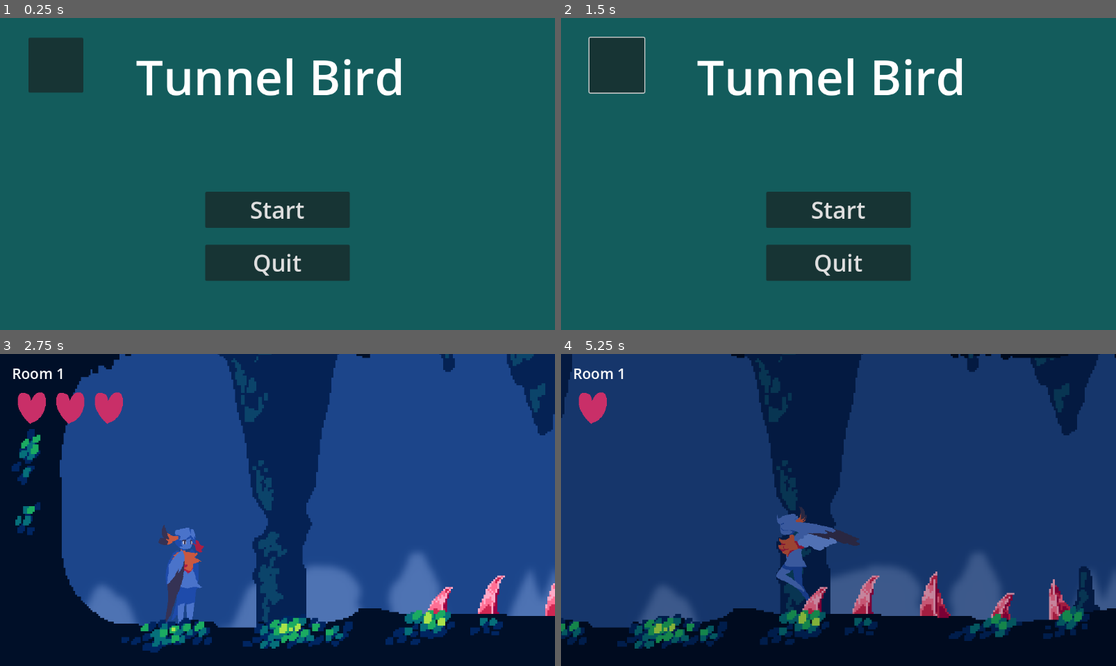
Above: before the commit, frames 1-4 (two rows, left to right).
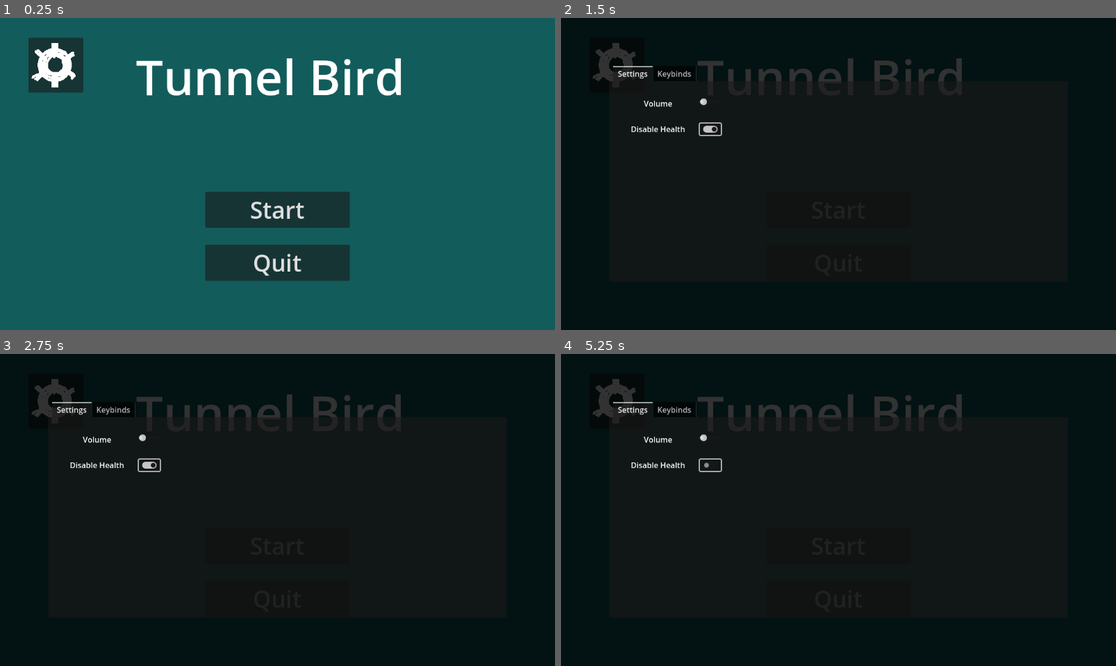
Above: after the commit, the same moments.

Repository: emeryplyler/Paths
Game: Godot game, scene res://title_scene/title.tscn
Same seed, same stepped clock (60 frames per second), same inputs: the game is played once before the commit and once after it.
Inputs (mouse positions are in pixels of both pictures, inside the frame that each line leads up to):
- Up to frame 1 (0.25 s): no input
- Up to frame 2 (1.5 s): click (616, 64) at 0.5 s; click (710, 130) at 1.27 s
- Up to frame 3 (2.75 s): click "Start" at 2 s
- Up to frame 4 (5.25 s): click (838, 544) at 2.75 s, where only the run after the commit has a clickable "Start"; tap Enter at 3.5 s; hold Shift (Glide) 3.53-4.28 s; hold D (Right) 3.53-5.03 s; tap Space (Jump) at 3.77, 4.52 s; tap Shift (Glide) at 4.35 s; hold A (Left) from 5.03 s (still down); hold Shift (Glide) from 5.03 s (still down)

The runs differ from the first frame. In frame 1, 0.6% of the frame differs, in the area x 5-14%, y 8-23%; in frame 2, 100%, in the area x 0-100%, y 0-100%; in frame 3, 79%; in frame 4, 87%.

Commit message:
settings menu format is correct, opens

Diff:
--- a/title_scene/title.tscn
+++ b/title_scene/title.tscn
@@ -1,12 +1,15 @@
-[gd_scene load_steps=2 format=3 uid="uid://de2pejtnvmf7q"]
+[gd_scene load_steps=3 format=3 uid="uid://de2pejtnvmf7q"]
 
 [ext_resource type="Script" path="res://title_scene/title_menu.gd" id="1_vyfet"]
+[ext_resource type="Texture2D" uid="uid://ds8nruojyfu4k" path="res://assets/ui/settings.png" id="2_rs6as"]
 
 [node name="Title" type="Node2D"]
 
-[node name="Canvas" type="CanvasLayer" parent="." node_paths=PackedStringArray("settings_button")]
+[node name="Canvas" type="CanvasLayer" parent="." node_paths=PackedStringArray("settings_button", "settings_menu", "darken_bg")]
 script = ExtResource("1_vyfet")
 settings_button = NodePath("Settings")
+settings_menu = NodePath("SettingsMenu")
+darken_bg = NodePath("DarkenBg")
 
 [node name="tempbg" type="ColorRect" parent="Canvas"]
 offset_right = 2378.0
@@ -51,6 +54,7 @@
 offset_right = 173.0
 offset_bottom = 155.0
 pivot_offset = Vector2(57, 57)
+icon = ExtResource("2_rs6as")
 
 [node name="tempTitle" type="RichTextLabel" parent="Canvas"]
 anchors_preset = 8
@@ -68,5 +72,117 @@
 theme_override_font_sizes/normal_font_size = 100
 text = "Tunnel Bird"
 
+[node name="PopupMenu" type="PopupMenu" parent="Canvas"]
+
+[node name="DarkenBg" type="ColorRect" parent="Canvas"]
+anchors_preset = 8
+anchor_left = 0.5
+anchor_top = 0.5
+anchor_right = 0.5
+anchor_bottom = 0.5
+offset_left = -1135.0
+offset_top = -648.0
+offset_right = 1135.0
+offset_bottom = 648.0
+grow_horizontal = 2
+grow_vertical = 2
+color = Color(0, 0, 0, 0.803922)
+
+[node name="SettingsMenu" type="Control" parent="Canvas"]
+layout_mode = 3
+anchors_preset = 15
+anchor_right = 1.0
+anchor_bottom = 1.0
+grow_horizontal = 2
+grow_vertical = 2
+
+[node name="MarginContainer" type="MarginContainer" parent="Canvas/SettingsMenu"]
+layout_mode = 1
+anchors_preset = 15
+anchor_right = 1.0
+anchor_bottom = 1.0
+grow_horizontal = 2
+grow_vertical = 2
+size_flags_horizontal = 3
+size_flags_vertical = 3
+theme_override_constants/margin_left = 100
+theme_override_constants/margin_top = 100
+theme_override_constants/margin_right = 100
+theme_override_constants/margin_bottom = 100
+
+[node name="TabContainer" type="TabContainer" parent="Canvas/SettingsMenu/MarginContainer"]
+layout_mode = 2
+
+[node name="Settings" type="MarginContainer" parent="Canvas/SettingsMenu/MarginContainer/TabContainer"]
+layout_mode = 2
+theme_override_constants/margin_left = 45
+theme_override_constants/margin_top = 35
+theme_override_constants/margin_right = 45
+theme_override_constants/margin_bottom = 35
+
+[node name="Menu" type="GridContainer" parent="Canvas/SettingsMenu/MarginContainer/TabContainer/Settings"]
+layout_mode = 2
+theme_override_constants/h_separation = 30
+theme_override_constants/v_separation = 30
+columns = 2
+
+[node name="VolumeLabel" type="Label" parent="Canvas/SettingsMenu/MarginContainer/TabContainer/Settings/Menu"]
+layout_mode = 2
+text = "Volume"
+horizontal_alignment = 1
+vertical_alignment = 1
+
+[node name="Volume" type="HSlider" parent="Canvas/SettingsMenu/MarginContainer/TabContainer/Settings/Menu"]
+layout_mode = 2
+
+[node name="DisableHealthLabel" type="Label" parent="Canvas/SettingsMenu/MarginContainer/TabContainer/Settings/Menu"]
+layout_mode = 2
+text = "Disable Health"
+horizontal_alignment = 1
+vertical_alignment = 1
+
+[node name="DisableHealth" type="CheckButton" parent="Canvas/SettingsMenu/MarginContainer/TabContainer/Settings/Menu"]
+layout_mode = 2
+theme_override_font_sizes/font_size = 25
+
+[node name="Keybinds" type="MarginContainer" parent="Canvas/SettingsMenu/MarginContainer/TabContainer"]
+visible = false
+layout_mode = 2
+theme_override_constants/margin_left = 45
+theme_override_constants/margin_top = 35
+theme_override_constants/margin_right = 45
+theme_override_constants/margin_bottom = 35
+
+[node name="ScrollContainer" type="ScrollContainer" parent="Canvas/SettingsMenu/MarginContainer/TabContainer/Keybinds"]
+layout_mode = 2
+
+[node name="Keybinds" type="VBoxContainer" parent="Canvas/SettingsMenu/MarginContainer/TabContainer/Keybinds/ScrollContainer"]
+layout_mode = 2
+size_flags_horizontal = 3
+size_flags_vertical = 3
+alignment = 1
+
+[node name="MarginContainer" type="MarginContainer" parent="Canvas/SettingsMenu/MarginContainer/TabContainer/Keybinds/ScrollContainer/Keybinds"]
+layout_mode = 2
+theme_override_constants/margin_left = 60
+theme_override_constants/margin_right = 60
+
+[node name="HSplitContainer" type="HSplitContainer" parent="Canvas/SettingsMenu/MarginContainer/TabContainer/Keybinds/ScrollContainer/Keybinds/MarginContainer"]
+layout_mode = 2
+
+[node name="Label" type="Label" parent="Canvas/SettingsMenu/MarginContainer/TabContainer/Keybinds/ScrollContainer/Keybinds/MarginContainer/HSplitContainer"]
+layout_mode = 2
+size_flags_horizontal = 3
+text = "Glide"
+horizontal_alignment = 1
+vertical_alignment = 1
+
+[node name="Button" type="Button" parent="Canvas/SettingsMenu/MarginContainer/TabContainer/Keybinds/ScrollContainer/Keybinds/MarginContainer/HSplitContainer"]
+layout_mode = 2
+size_flags_horizontal = 3
+text = "Shift"
+icon_alignment = 1
+
 [connection signal="button_up" from="Canvas/Start" to="Canvas" method="_on_start_button_up"]
 [connection signal="button_up" from="Canvas/Quit" to="Canvas" method="_on_quit_button_up"]
+[connection signal="button_up" from="Canvas/Settings" to="Canvas" method="_on_settings_button_up"]
--- a/title_scene/title_menu.gd
+++ b/title_scene/title_menu.gd
@@ -1,10 +1,16 @@
 extends CanvasLayer
 
 @export var settings_button: Button
+@export var settings_menu: Control
+@export var darken_bg: ColorRect
+
+
 var tree
 # Called when the node enters the scene tree for the first time.
 func _ready():
 	tree = get_tree()
+	settings_menu.set_visible(false)
+	darken_bg.set_visible(false)
 
 func _on_start_button_up():
 	#call_deferred("reset_scene")
@@ -16,3 +22,7 @@
 func _notification(notif):
 	if notif == NOTIFICATION_WM_CLOSE_REQUEST:
 		get_tree().quit() # detect requests to quit game
+
+func _on_settings_button_up():
+	settings_menu.set_visible(true)
+	darken_bg.set_visible(true)
Binary file added: assets/ui/settings.png
Not shown, added: assets/ui/settings.png.import
